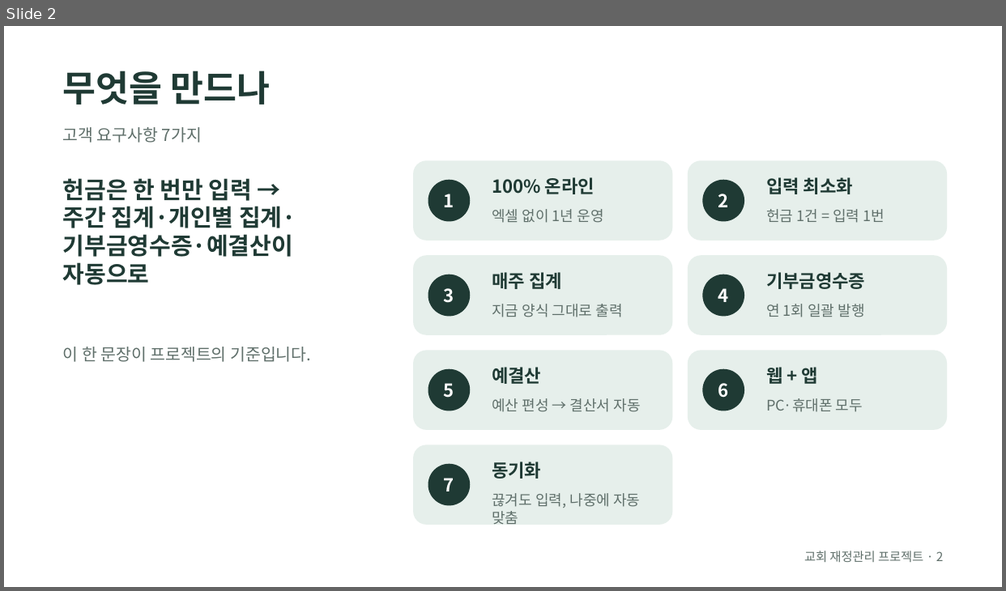
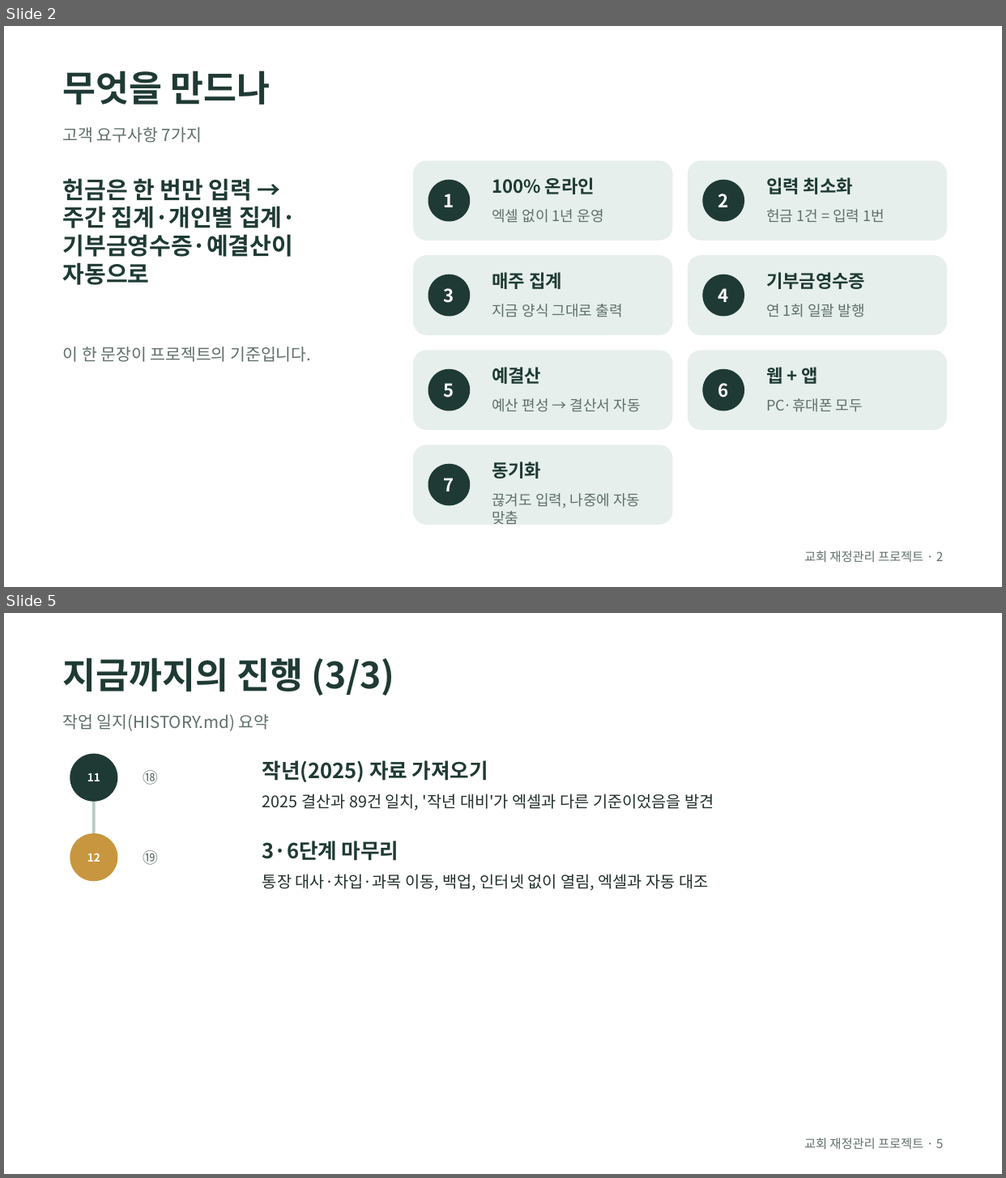
Before and after one commit to webyigit/wweebbyyii, a slide deck: church-finance/slides/history.odp. Shown one above the other, each under a label of ours: slide 2 before the commit, slides 2 and 5 after it; the slides between them are not shown. The pictures are 1006x591 and 1006x1178 pixels, drawn with LibreOffice and Linux fonts; fonts in the diff are those of the drawing. Boxes give left, top, right and bottom in pixels: in the first picture for what was removed or moved away, otherwise in the second. Text is boxed around its words. In the diff, an @@ line names an element or a change of style, - is before the commit and + after.

```diff
--- a/church-finance/slides/history.odp
+++ b/church-finance/slides/history.odp
@@ slide 5 added at box(4, 613, 1002, 1174), background #FFFFFF @@
@@ text added at box(63, 658, 394, 696), 28.7 pt, text #1F3A34, bold @@
+지금까지의 진행 (3/3)
@@ text added at box(63, 714, 270, 731), 13.2 pt, text #5F6F6A @@
+작업 일지(HISTORY.md) 요약
@@ ellipse added at box(70, 753, 118, 802), fill #1F3A34, 8.8 pt, text #FFFFFF, bold @@
+11
@@ text added at box(143, 770, 158, 785), 12.1 pt, text #5F6F6A @@
+⑱
@@ text added at box(262, 760, 488, 782), 16.5 pt, text #1F3A34, bold @@
+작년(2025) 자료 가져오기
@@ line added from (94, 788) to (94, 867), #B7CBC3 2.15 pt @@
@@ text added at box(262, 794, 714, 811), 12.7 pt, text #22302C @@
+2025 결산과 89건 일치, '작년 대비'가 엑셀과 다른 기준이었음을 발견
@@ ellipse added at box(70, 834, 118, 882), fill #C8963E, 8.8 pt, text #FFFFFF, bold @@
+12
@@ text added at box(143, 850, 158, 865), 12.1 pt, text #5F6F6A @@
+⑲
@@ text added at box(262, 841, 398, 861), 16.5 pt, text #1F3A34, bold @@
+3·6단계 마무리
@@ text added at box(262, 874, 708, 891), 12.7 pt, text #22302C @@
+통장 대사·차입·과목 이동, 백업, 인터넷 없이 열림, 엑셀과 자동 대조
@@ text added at box(804, 1138, 944, 1149), 9.9 pt, text #5F6F6A @@
+교회 재정관리 프로젝트 · 5
```
Also in this commit, not shown: 11 slides changed, 4 other files.
